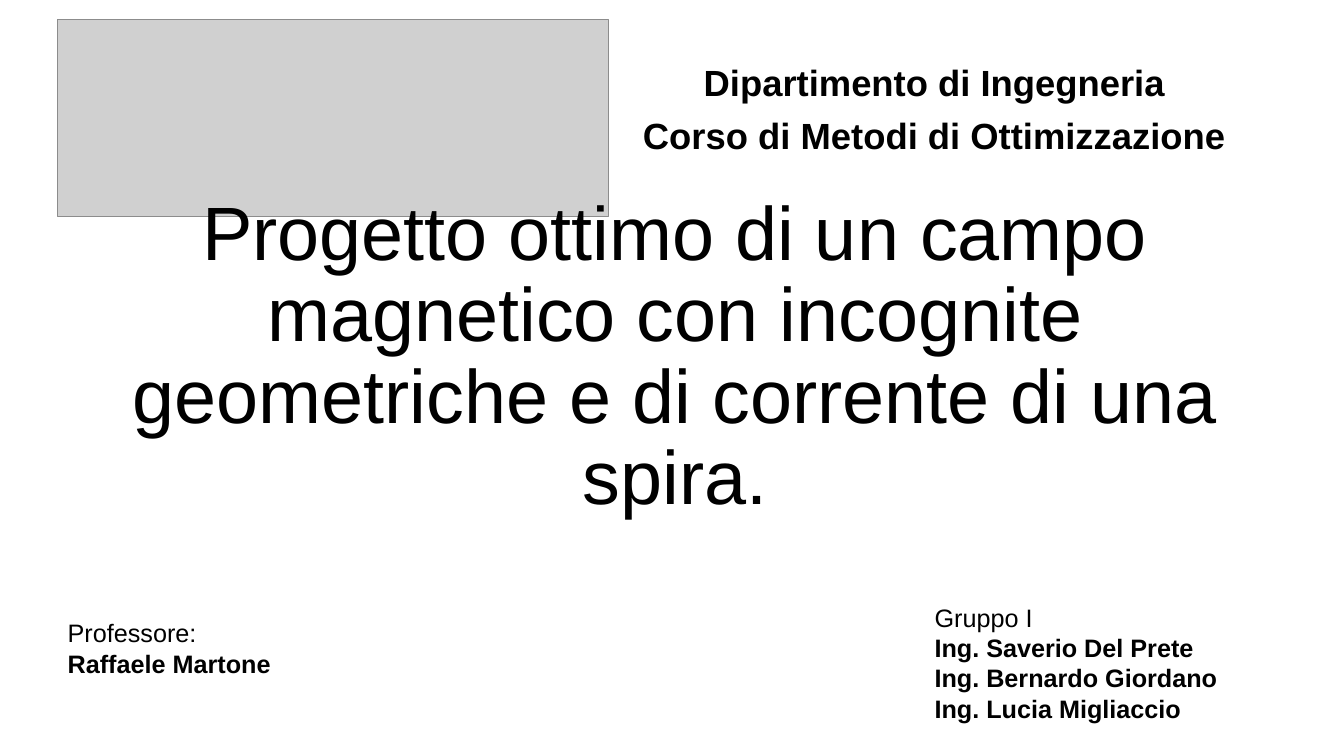
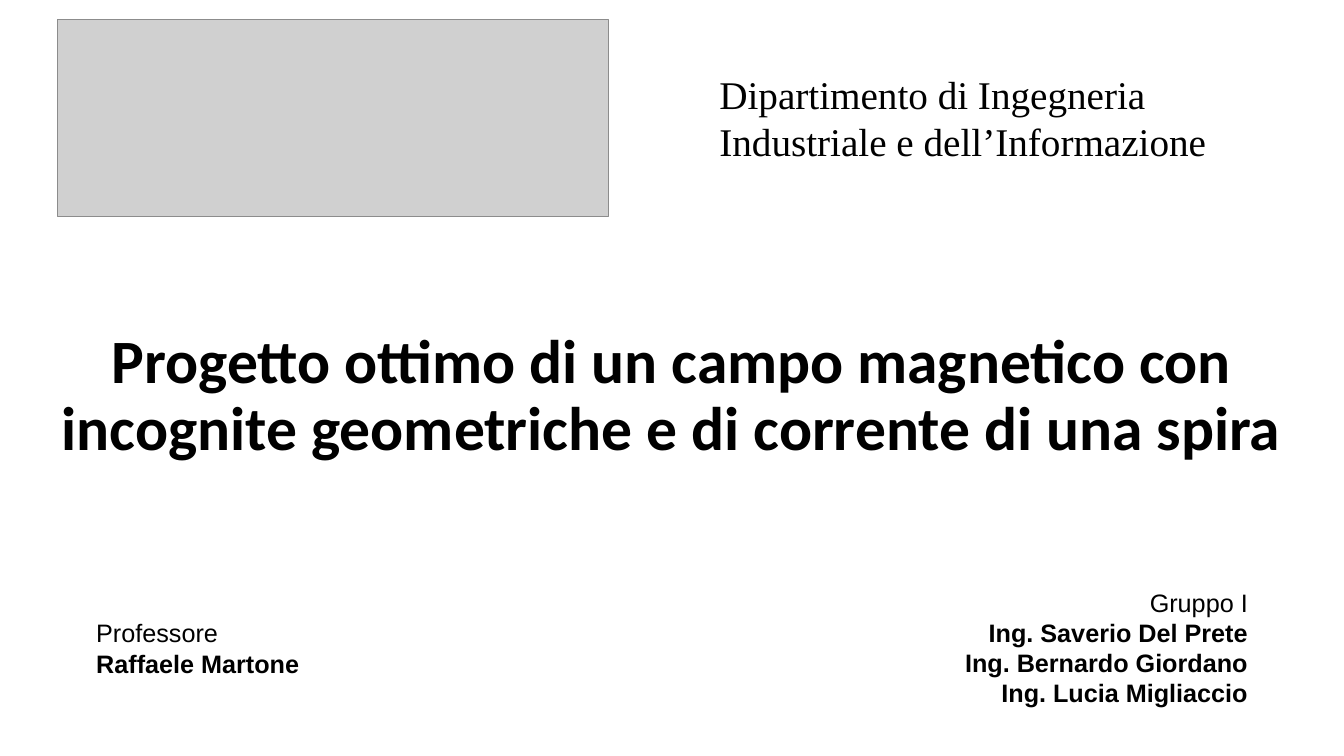
Before and after one commit to BernardoGiordano/NelderMeadMethod, a slide deck: slide 1 of presentazione progetto/Presentazione martone MOTT.pptx. Drawn at 1344x756 pixels with LibreOffice and Linux fonts; fonts in the diff are those of the drawing; grey boxes stand for pictures; background and template pictures are left out. Boxes give left, top, right and bottom in pixels: in the first picture for what was removed or moved away, otherwise in the second. Text is boxed around its words. In the diff, an @@ line names an element or a change of style, - is before the commit and + after.

```diff
--- a/presentazione progetto/Presentazione martone MOTT.pptx
+++ b/presentazione progetto/Presentazione martone MOTT.pptx
@@ subtitle removed at (643,69,1225,150) @@
-Dipartimento di Ingegneria
-Corso di Metodi di Ottimizzazione
@@ text added at (719,81,1206,157), 28 pt, text #000000 @@
+Dipartimento di Ingegneria
+Industriale e dell’Informazione
@@ title at (62,339,1281,461): text changed; size 54 to 44 pt; font Arial to Calibri; bold on @@
-Progetto ottimo di un campo magnetico con incognite geometriche e di corrente di una spira.
+Progetto ottimo di un campo magnetico con incognite geometriche e di corrente di una spira
@@ text "Gruppo I": place and size @@
-text "Gruppo I" at (935,609,1217,723)
+text "Gruppo I" at (965,594,1248,708)
@@ text "Gruppo I" at (965,594,1248,708): alignment left to right @@
@@ text "Professore": place and size @@
-text "Professore" at (68,623,271,674)
+text "Professore" at (96,623,299,674)
@@ text at (96,623,218,643): text changed @@
-Professore:
+Professore
```
Also in this commit, not shown: 5 other slides changed, 3 slides added, 4 slides removed.
